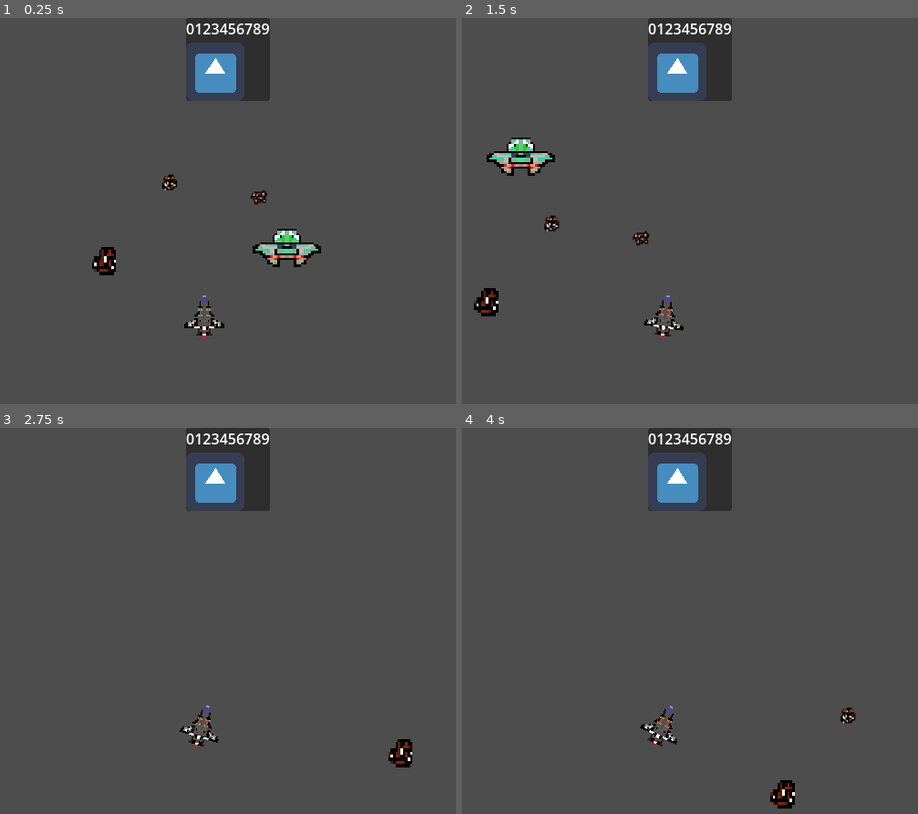
Above: before the commit, frames 1-4 (two rows, left to right).
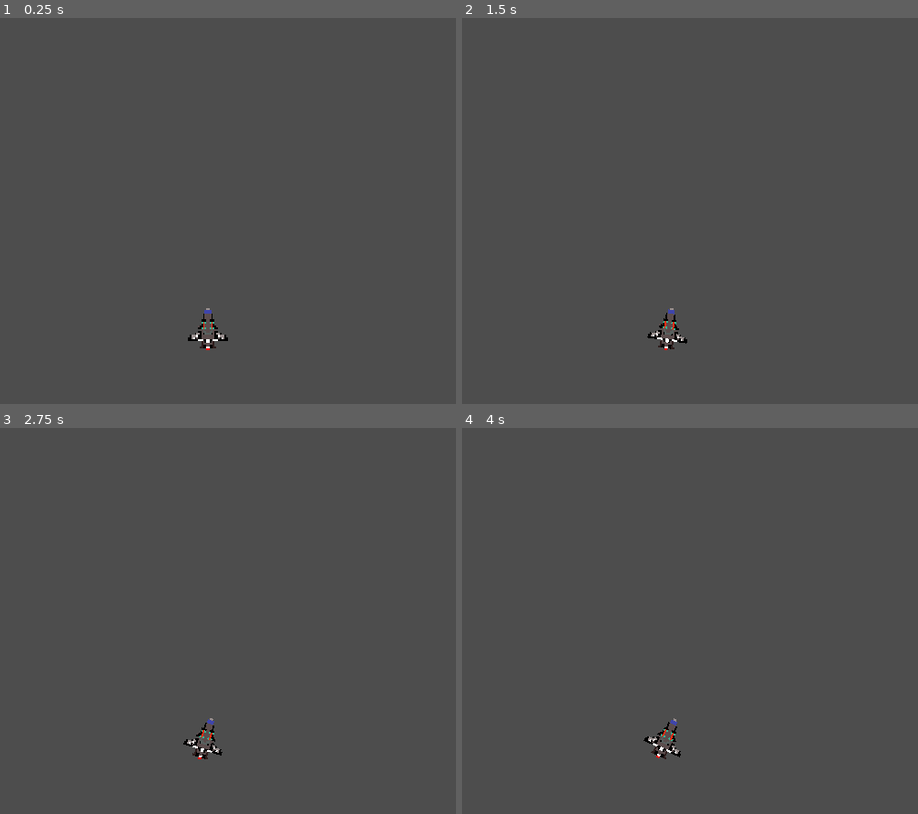
Above: after the commit, the same moments.

Repository: moralesalan96-design/space-rocks
Game: Godot game, scene res://Main/Main.tscn
Same seed, same stepped clock (60 frames per second), same inputs: the game is played once before the commit and once after it. The engine's default icon, where the game draws it, is replaced by a stand-in: a white triangle on a blue panel in a dark square.
Inputs:
- Up to frame 1 (0.25 s): no input
- Up to frame 2 (1.5 s): tap S (fire) at 0.6 s; tap D (turn_ccw) at 1.35 s
- Up to frame 3 (2.75 s): tap A (turn_cw) at 2.1 s
- Up to frame 4 (4 s): tap S (fire) at 2.85 s; tap D (turn_ccw) at 3.6 s

The runs differ from the first frame. In frame 1, 4.7% of the frame differs, in the area x 20-71%, y 0-87%; in frame 2, 4.7%, in the area x 2-60%, y 0-87%; in frame 3, 3.6%; in frame 4, 3.8%.

Commit message:
Lots of new code

Diff:
--- a/Code/Bullet/Bullet.gd
+++ b/Code/Bullet/Bullet.gd
@@ -1,6 +1,7 @@
 extends ScreenWrapper
 class_name Bullet
 
+var player: PlayerUI
 var speed: float = 600.0 #px / sec.
 var lifespan: float = 2.0 # seconds till end.
 
--- a/Code/Main/Main.gd
+++ b/Code/Main/Main.gd
@@ -2,17 +2,43 @@
 class_name Main
 
 const UfO = preload("res://UFO/UFO.tscn")
+const ROCK = preload("res://Rock/Rock.tscn")
+const PLAYER_UI = preload("res://PlayerUI/PlayerUI.tscn")
+
 @onready var ufo_timer: Timer = $UfoTimer
+
+var players: Array[PlayerUI]
 
 func _read() -> void:
 	ufo_timer.timeout.connect(on_ufo_spawned)
+	spawn_rocks(6)
+	spawn_player()
 
 func _process(delta: float) -> void:
 	if Input.is_action_just_pressed("pause"):
 		# FIXME: Not pausing, testing with quit().
-			#get_tree().paused = true
-			get_tree().quit()
+		#get_tree().paused = true
+		get_tree().quit()
 
+func just_score(delta_score, player):
+	players[0].update_score(delta_score)
+
+
+
+# TODO: Setpup for multiplayer.
+func spawn_player():
+	var player = PLAYER_UI.instantiate()
+	add_child(player)
+	players.append(player)
+
+## Spawn a number of Rocks in the corners
+func spawn_rocks(rock_count):
+	for r in rock_count:
+		var rock = ROCK.instantiate()
+		rock.main = self
+		add_child(rock)
+
+## Callback for UFO timer
 func on_ufo_spawned():
 	var ufo: UFO = UfO.instantiate()
 	if randi() % 2:
--- a/Code/Main/Main.tscn
+++ b/Code/Main/Main.tscn
@@ -1,53 +1,13 @@
 [gd_scene format=3 uid="uid://b43n0f8g2tfgg"]
 
 [ext_resource type="Script" uid="uid://cgke8bpq05cbs" path="res://Main/Main.gd" id="1"]
-[ext_resource type="PackedScene" uid="uid://duiesnqf505sd" path="res://Rock/Rock.tscn" id="2_6aewd"]
-[ext_resource type="PackedScene" uid="uid://db3otv5j2cbxb" path="res://Bullet/Bullet.tscn" id="3_u2i7p"]
 [ext_resource type="PackedScene" uid="uid://dhmmlqnos0d8n" path="res://Ship/Ship.tscn" id="4_hh5pf"]
-[ext_resource type="Texture2D" uid="uid://c4lfceimoq1ve" path="res://Rock/Assets/Rock B.png" id="4_wltqy"]
-[ext_resource type="Texture2D" uid="uid://gupl3ma1b43e" path="res://Rock/Assets/Rock C.png" id="5_kf8jr"]
-[ext_resource type="PackedScene" uid="uid://biehskg2qpme5" path="res://UFO/UFO.tscn" id="5_qg80j"]
-[ext_resource type="PackedScene" uid="uid://s2abnxf5ptfw" path="res://PlayerUI/PlayerUI.tscn" id="6_u2i7p"]
-
-[sub_resource type="CircleShape2D" id="CircleShape2D_ejki1"]
-radius = 14.56022
-
-[sub_resource type="SpriteFrames" id="SpriteFrames_ejki1"]
 
 [node name="Main" type="Node" unique_id=1775005446]
 script = ExtResource("1")
 
-[node name="Rock" parent="." unique_id=1349429991 instance=ExtResource("2_6aewd")]
-position = Vector2(133, 260)
-
-[node name="CollisionShape2D2" type="CollisionShape2D" parent="Rock" unique_id=155944008]
-position = Vector2(1, -1)
-shape = SubResource("CircleShape2D_ejki1")
-
-[node name="AnimatedSprite2D" type="AnimatedSprite2D" parent="Rock/CollisionShape2D2" unique_id=1947770737]
-position = Vector2(-2, 4)
-sprite_frames = SubResource("SpriteFrames_ejki1")
-
-[node name="RockB" type="Sprite2D" parent="Rock" unique_id=1923132021]
-position = Vector2(70.5, -86.5)
-scale = Vector2(1.34375, 1.53125)
-texture = ExtResource("4_wltqy")
-
-[node name="RockC" type="Sprite2D" parent="Rock" unique_id=625720734]
-position = Vector2(168.5, -72.5)
-scale = Vector2(1.28125, 1.53125)
-texture = ExtResource("5_kf8jr")
-
-[node name="Bullet" parent="." unique_id=1132456551 instance=ExtResource("3_u2i7p")]
-position = Vector2(242, 229)
-
 [node name="Ship" parent="." unique_id=1440971799 instance=ExtResource("4_hh5pf")]
-position = Vector2(224, 318)
-
-[node name="UFO" parent="." unique_id=1523887422 instance=ExtResource("5_qg80j")]
-position = Vector2(365, 254)
-
-[node name="PlayerUi" parent="." unique_id=1997977121 instance=ExtResource("6_u2i7p")]
+position = Vector2(228, 332)
 
 [node name="Ufo Timer" type="Timer" parent="." unique_id=1227431596]
 autostart = true
--- a/Code/PlayerUI/PlayerUI.tscn
+++ b/Code/PlayerUI/PlayerUI.tscn
@@ -1,15 +1,17 @@
 [gd_scene format=3 uid="uid://s2abnxf5ptfw"]
 
-[ext_resource type="Texture2D" uid="uid://cmp8dhqeo5lyx" path="res://Main/icon.png" id="1_7o3gy"]
+[ext_resource type="Script" uid="uid://bi3eyqu3dc678" path="res://PlayerUI/PlayerUi.gd" id="1_4n4wi"]
+[ext_resource type="PackedScene" uid="uid://bovuvgb2fysqb" path="res://PlayerUI/assets/life.tscn" id="2_4n4wi"]
 
-[node name="PlayerUi" type="PanelContainer" unique_id=1997977121]
-anchors_preset = 5
-anchor_left = 0.5
-anchor_right = 0.5
-offset_left = -46.0
-offset_right = 46.0
-offset_bottom = 91.0
+[node name="PlayerUI" type="PanelContainer" unique_id=1997977121]
+anchors_preset = -1
+anchor_left = 0.45800003
+anchor_right = 0.45800003
+offset_left = -43.000015
+offset_right = 156.99998
+offset_bottom = 93.0
 grow_horizontal = 2
+script = ExtResource("1_4n4wi")
 
 [node name="VBox" type="VBoxContainer" parent="." unique_id=2134550350]
 layout_mode = 2
@@ -18,9 +20,11 @@
 layout_mode = 2
 text = "0123456789"
 
-[node name="HBox" type="HBoxContainer" parent="VBox" unique_id=914428615]
+[node name="LivesUI" type="HBoxContainer" parent="VBox" unique_id=914428615]
 layout_mode = 2
 
-[node name="Life" type="TextureRect" parent="VBox/HBox" unique_id=1488578878]
+[node name="Life" parent="VBox/LivesUI" unique_id=863133513 instance=ExtResource("2_4n4wi")]
 layout_mode = 2
-texture = ExtResource("1_7o3gy")
+
+[node name="Life2" parent="VBox/LivesUI" unique_id=1113358515 instance=ExtResource("2_4n4wi")]
+layout_mode = 2
--- a/Code/PlayerUI/PlayerUi.gd
+++ b/Code/PlayerUI/PlayerUi.gd
@@ -1,11 +1,32 @@
 extends PanelContainer
+class_name PlayerUI
 
+const LIFE = preload("res://PlayerUI/assets/life.tscn")
 
-# Called when the node enters the scene tree for the first time.
+@onready var score_ui: Label = $VBox/ScoreUI
+@onready var lives_ui: HBoxContainer = $VBox/LivesUI
+
+var score: int = 0
+var lives: int = 3
+
 func _ready() -> void:
-	pass # Replace with function body.
+	update_score(1)
+	update_lives(3) # 6
 
+func update_score(delta_score):
+	score += delta_score
+	score_ui.text = str(score)
 
-# Called every frame. 'delta' is the elapsed time since the previous frame.
-func _process(delta: float) -> void:
-	pass
+func update_lives(delta_lives):
+	lives += delta_lives # 6
+	clear_lives()
+	build_lives()
+
+func clear_lives():
+	for child in lives_ui.get_children():
+		child.queue_free()
+
+func build_lives():
+	for l in lives:
+		var life = LIFE.instantiate()
+		lives_ui.add_child(life)
--- /dev/null
+++ b/Code/PlayerUI/assets/life.tscn
@@ -0,0 +1,6 @@
+[gd_scene format=3 uid="uid://bovuvgb2fysqb"]
+
+[ext_resource type="Texture2D" uid="uid://cmp8dhqeo5lyx" path="res://Main/icon.png" id="1_lbaia"]
+
+[node name="Life" type="TextureRect" unique_id=863133513]
+texture = ExtResource("1_lbaia")
--- a/Code/Rock/Rock.gd
+++ b/Code/Rock/Rock.gd
@@ -2,6 +2,8 @@
 class_name Rock
 
 @onready var animated_sprite_2d: AnimatedSprite2D = $AnimatedSprite2D
+
+var main: Main
 
 var speed: float = 100 # px / sec
 var direction: Vector2 = Vector2.ZERO
@@ -10,15 +12,17 @@
 func _ready() -> void:
 	area_entered.connect(on_area_entered)
 	direction = Vector2(randf_range(-1.0, 1.0), randf_range(-1.0, 1.0))
-	#animated_sprite_2d.frame = randi_range(0, 2)
-	#animated_sprite_2d.sprite_frames.get_frame_count("default")
+	animated_sprite_2d.frame = randi_range(0, 2)
+	animated_sprite_2d.sprite_frames.get_frame_count("default")
 
 func _process(delta: float) -> void:
 	velocity = direction * speed * delta
 	position += velocity
 	super._process(delta)
 
+## Collison function.
 func on_area_entered(other_area: Area2D):
 	if other_area is Bullet:
+		main.just_score(1, other_area.player)
 		other_area.queue_free()
 		queue_free()
--- a/Code/Rock/Rock.tscn
+++ b/Code/Rock/Rock.tscn
@@ -2,8 +2,28 @@
 
 [ext_resource type="Script" uid="uid://dy3d42fk3pe12" path="res://Rock/Rock.gd" id="1_wuppp"]
 [ext_resource type="Texture2D" uid="uid://co7y5uh2c2l3d" path="res://Rock/Assets/Rock A.png" id="2_t6u7i"]
+[ext_resource type="Texture2D" uid="uid://c4lfceimoq1ve" path="res://Rock/Assets/Rock B.png" id="3_46qmh"]
+[ext_resource type="Texture2D" uid="uid://gupl3ma1b43e" path="res://Rock/Assets/Rock C.png" id="4_751ln"]
 
 [sub_resource type="CircleShape2D" id="CircleShape2D_ejki1"]
+radius = 14.3178215
+
+[sub_resource type="SpriteFrames" id="SpriteFrames_ejki1"]
+animations = [{
+"frames": [{
+"duration": 1.0,
+"texture": ExtResource("2_t6u7i")
+}, {
+"duration": 1.0,
+"texture": ExtResource("3_46qmh")
+}, {
+"duration": 1.0,
+"texture": ExtResource("4_751ln")
+}],
+"loop": 1,
+"name": &"default",
+"speed": 5.0
+}]
 
 [node name="Rock" type="Area2D" unique_id=1349429991]
 script = ExtResource("1_wuppp")
@@ -11,8 +31,8 @@
 [node name="CollisionShape2D" type="CollisionShape2D" parent="." unique_id=1972706338]
 shape = SubResource("CircleShape2D_ejki1")
 
-[node name="RockA" type="Sprite2D" parent="." unique_id=1781190630]
+[node name="AnimatedSprite2D" type="AnimatedSprite2D" parent="." unique_id=1000905465]
 texture_filter = 1
-position = Vector2(-3.999998, 6.0000076)
-scale = Vector2(2.65625, 3.4375)
-texture = ExtResource("2_t6u7i")
+position = Vector2(-4.5000052, 7.9999976)
+scale = Vector2(4.0482564, 3.584559)
+sprite_frames = SubResource("SpriteFrames_ejki1")
--- a/Code/UFO/UFO.tscn
+++ b/Code/UFO/UFO.tscn
@@ -31,3 +31,4 @@
 autostart = true
 
 [node name="FireTimer" type="Timer" parent="." unique_id=2135482605]
+wait_time = 0.484
